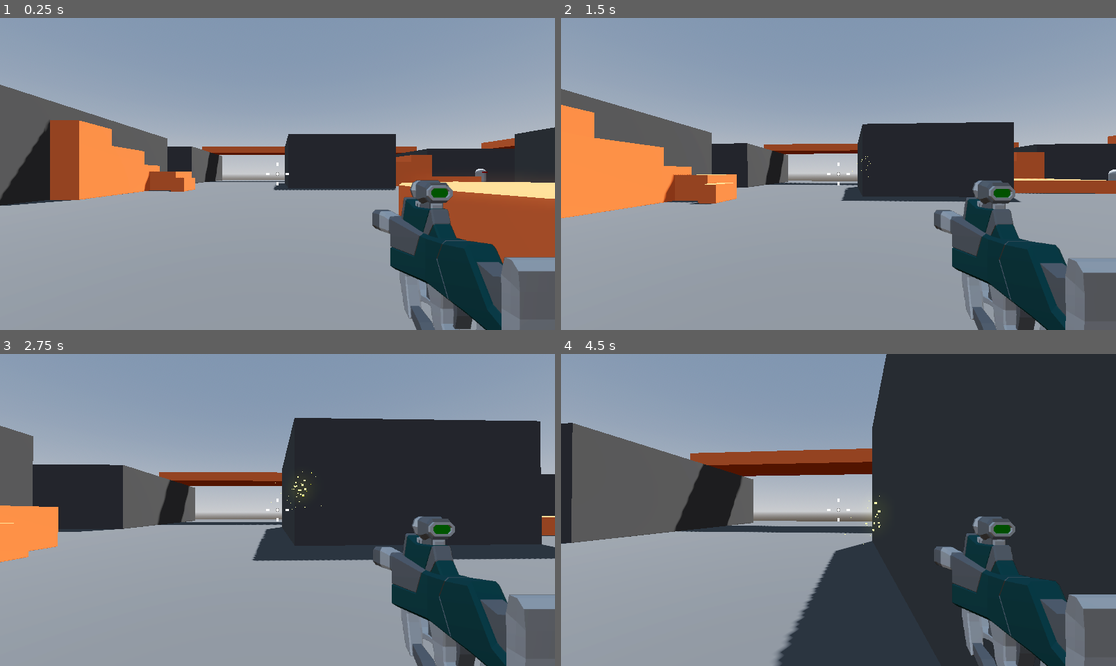
Above: before the commit, frames 1-4 (two rows, left to right).
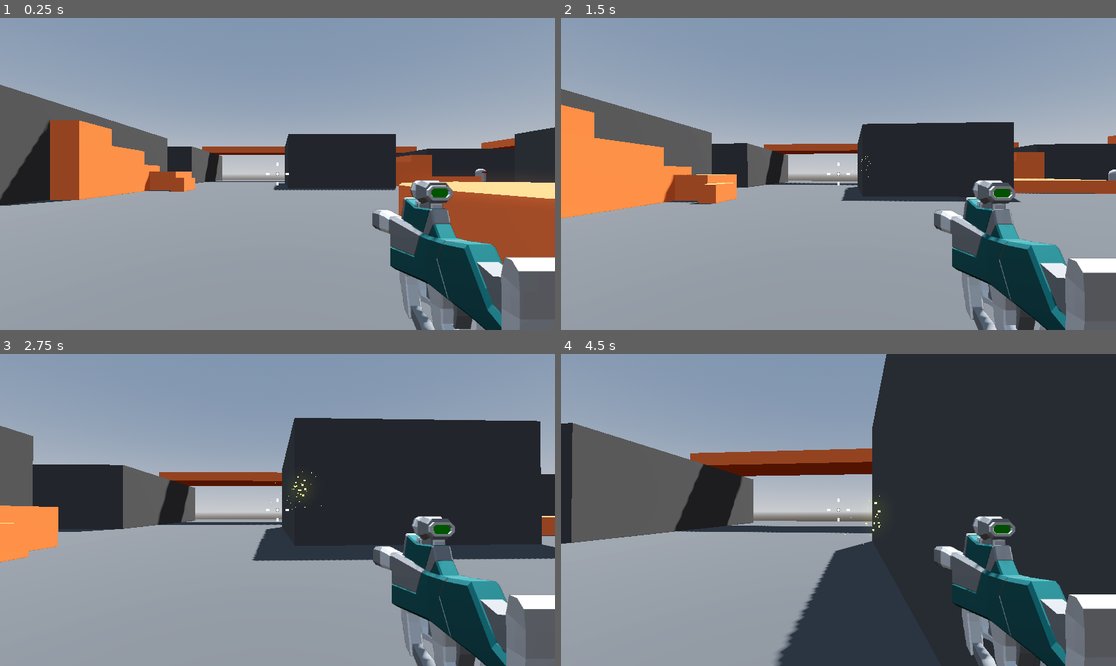
Above: after the commit, the same moments.

Repository: ericvennemeyer/RoboRampage
Game: Godot game, scene res://Levels/sandbox.tscn
The game is run twice, just before and just after one commit, with the same random seed, the same clock (stepped at 60 frames per second) and the same inputs.
Inputs (mouse positions are in pixels of both pictures, inside the frame that each line leads up to):
- Up to frame 1 (0.25 s): no input
- Up to frame 2 (1.5 s): tap Enter at 0.5 s; move the mouse to (866, 174) at 0.52 s; press the mouse at (866, 174) at 0.53 s; hold W (move_forward) from 0.53 s (still down); tap Space (jump) at 0.77 s; move the mouse to (810, 174) at 1.27 s; release the mouse at (810, 174) at 1.28 s; click (810, 174) at 1.35 s
- Up to frame 3 (2.75 s): keep holding W (move_forward); tap Space (jump) at 1.52 s; move the mouse to (288, 503) at 2.02 s; press the mouse at (288, 503) at 2.03 s
- Up to frame 4 (4.5 s): keep holding W (move_forward); move the mouse to (832, 516) at 2.77 s; release the mouse at (832, 516) at 2.78 s; click (832, 516) at 2.85 s; tap Space (jump) at 3.02, 3.77 s; move the mouse to (877, 513) at 3.52 s; press the mouse at (877, 513) at 3.53 s; move the mouse to (794, 506) at 4.27 s; release the mouse at (794, 506) at 4.28 s; click (794, 506) at 4.35 s

The runs differ from the first frame. In frame 1, 1.9% of the frame differs, in the area x 67-100%, y 51-100%; in frame 2, 2.0%; in frame 3, 1.9%; in frame 4, 2.0%.

Commit message:
4.19 -- Damage Feedback

Diff:
--- a/Levels/sandbox.tscn
+++ b/Levels/sandbox.tscn
@@ -29,6 +29,7 @@
 
 [node name="DirectionalLight3D" type="DirectionalLight3D" parent="."]
 transform = Transform3D(-0.866025, -0.433013, 0.25, 0, 0.5, 0.866025, -0.5, 0.75, -0.433013, 0, 0, 0)
+layers = 3
 shadow_enabled = true
 
 [node name="Player" parent="." instance=ExtResource("1_7t7j1")]
--- a/Player/player.gd
+++ b/Player/player.gd
@@ -11,12 +11,16 @@
 var mouse_motion: Vector2 = Vector2.ZERO
 var hitpoints: int = max_hitpoints:
 	set(value):
+		if value < hitpoints:
+			damage_animation_player.stop(false)
+			damage_animation_player.play("TakeDamage")
 		hitpoints = value
 		print(hitpoints)
 		if hitpoints <= 0:
 			get_tree().quit()
 
 @onready var camera_pivot: Node3D = $CameraPivot
+@onready var damage_animation_player: AnimationPlayer = $DamageTexture/DamageAnimationPlayer
 
 
 func _ready() -> void:
--- a/Player/player.tscn
+++ b/Player/player.tscn
@@ -1,13 +1,76 @@
-[gd_scene load_steps=7 format=3 uid="uid://f22au7be1on2"]
+[gd_scene load_steps=11 format=3 uid="uid://f22au7be1on2"]
 
 [ext_resource type="Script" uid="uid://f4qga21ey647" path="res://Player/player.gd" id="1_l8h54"]
 [ext_resource type="Script" uid="uid://6obxm53fjk5r" path="res://Player/smooth_camera.gd" id="2_4ntmi"]
 [ext_resource type="PackedScene" uid="uid://b6pdatn6a250g" path="res://Weapons/SMG.tscn" id="3_btcbx"]
 [ext_resource type="Script" uid="uid://ocrdiea6xgou" path="res://Levels/crosshair.gd" id="4_gwnis"]
+[ext_resource type="Texture2D" uid="uid://cmtmfwb6m25d0" path="res://Player/damage.png" id="5_k53q1"]
 
 [sub_resource type="CapsuleMesh" id="CapsuleMesh_l3kh5"]
 
 [sub_resource type="CapsuleShape3D" id="CapsuleShape3D_d3736"]
+
+[sub_resource type="Animation" id="Animation_k53q1"]
+resource_name = "TakeDamage"
+length = 0.4
+step = 0.1
+tracks/0/type = "value"
+tracks/0/imported = false
+tracks/0/enabled = true
+tracks/0/path = NodePath("DamageTexture:scale")
+tracks/0/interp = 1
+tracks/0/loop_wrap = true
+tracks/0/keys = {
+"times": PackedFloat32Array(0, 0.4),
+"transitions": PackedFloat32Array(-2, -2),
+"update": 0,
+"values": [Vector2(1, 1), Vector2(1.5, 1.5)]
+}
+tracks/1/type = "value"
+tracks/1/imported = false
+tracks/1/enabled = true
+tracks/1/path = NodePath("DamageTexture:modulate")
+tracks/1/interp = 1
+tracks/1/loop_wrap = true
+tracks/1/keys = {
+"times": PackedFloat32Array(0, 0.4),
+"transitions": PackedFloat32Array(-2, -2),
+"update": 0,
+"values": [Color(1, 1, 1, 1), Color(1, 1, 1, 0)]
+}
+
+[sub_resource type="Animation" id="Animation_fhl08"]
+length = 0.001
+tracks/0/type = "value"
+tracks/0/imported = false
+tracks/0/enabled = true
+tracks/0/path = NodePath("DamageTexture:scale")
+tracks/0/interp = 1
+tracks/0/loop_wrap = true
+tracks/0/keys = {
+"times": PackedFloat32Array(0),
+"transitions": PackedFloat32Array(1),
+"update": 0,
+"values": [Vector2(1, 1)]
+}
+tracks/1/type = "value"
+tracks/1/imported = false
+tracks/1/enabled = true
+tracks/1/path = NodePath("DamageTexture:modulate")
+tracks/1/interp = 1
+tracks/1/loop_wrap = true
+tracks/1/keys = {
+"times": PackedFloat32Array(0),
+"transitions": PackedFloat32Array(1),
+"update": 0,
+"values": [Color(1, 1, 1, 0)]
+}
+
+[sub_resource type="AnimationLibrary" id="AnimationLibrary_fhl08"]
+_data = {
+&"RESET": SubResource("Animation_fhl08"),
+&"TakeDamage": SubResource("Animation_k53q1")
+}
 
 [node name="Player" type="CharacterBody3D" groups=["player"]]
 script = ExtResource("1_l8h54")
@@ -61,3 +124,19 @@
 [node name="Crosshair" type="Control" parent="CenterContainer"]
 layout_mode = 2
 script = ExtResource("4_gwnis")
+
+[node name="DamageTexture" type="TextureRect" parent="."]
+modulate = Color(1, 1, 1, 0)
+anchors_preset = 15
+anchor_right = 1.0
+anchor_bottom = 1.0
+grow_horizontal = 2
+grow_vertical = 2
+pivot_offset = Vector2(576, 324)
+texture = ExtResource("5_k53q1")
+
+[node name="DamageAnimationPlayer" type="AnimationPlayer" parent="DamageTexture"]
+root_node = NodePath("../..")
+libraries = {
+&"": SubResource("AnimationLibrary_fhl08")
+}
Binary file added: Player/damage.png
Not shown, added: Player/damage.png.import
